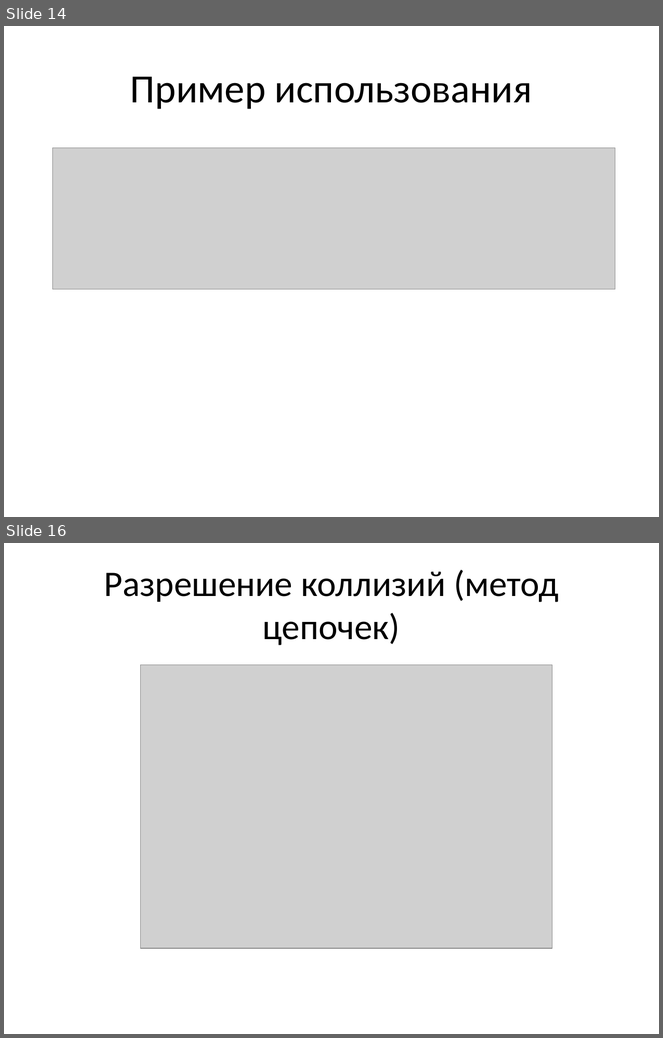
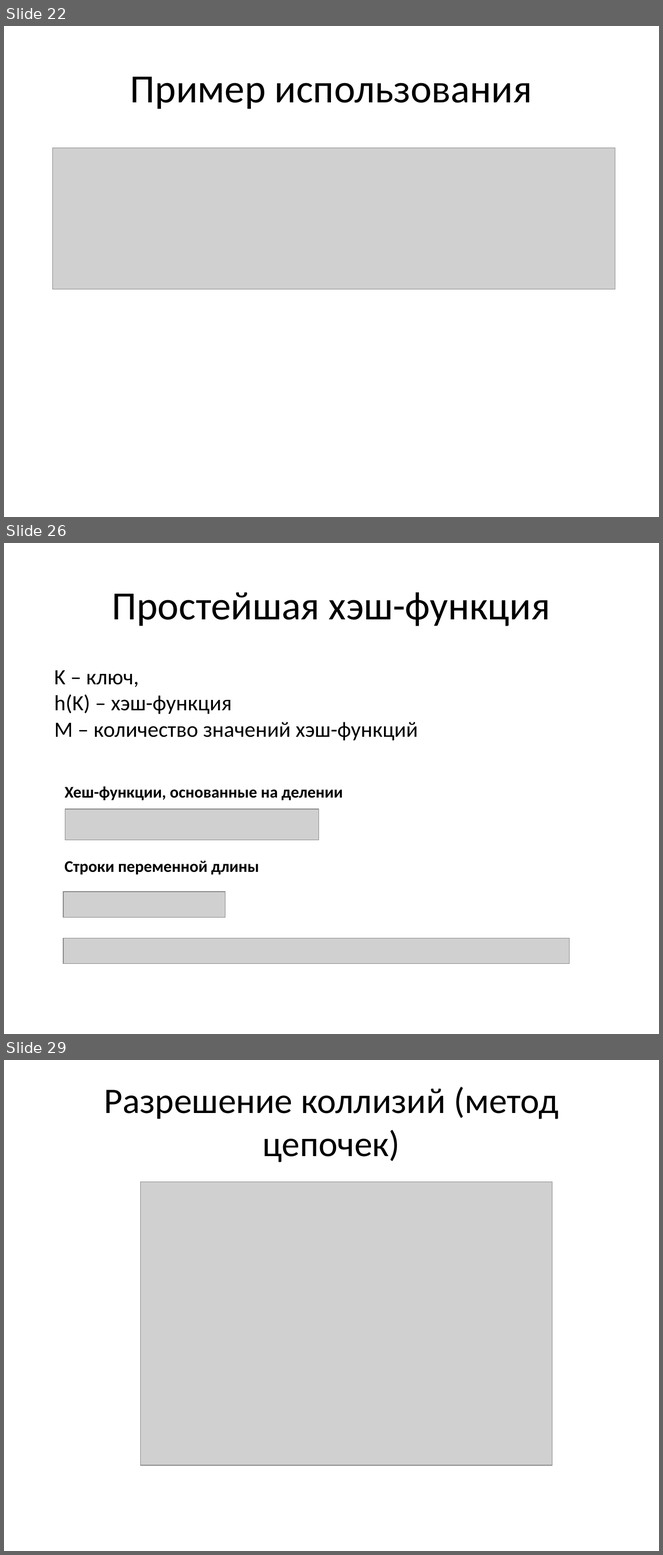
Before and after one commit to smoly-kuzstu/lections, a slide deck: lections/lesson05/Lection5.pptx. Shown one above the other, each under a label of ours: slides 14 and 16 before the commit, slides 22, 26 and 29 after it; the slides between them are not shown. The pictures are 663x1038 and 663x1555 pixels, drawn with LibreOffice and Linux fonts; fonts in the diff are those of the drawing; grey boxes stand for pictures. Boxes give left, top, right and bottom in pixels: in the first picture for what was removed or moved away, otherwise in the second. Text is boxed around its words. In the diff, an @@ line names an element or a change of style, - is before the commit and + after.

```diff
--- a/lections/lesson05/Lection5.pptx
+++ b/lections/lesson05/Lection5.pptx
@@ slide 26 added at box(4, 543, 659, 1034), background #FFFFFF @@
@@ title added at box(112, 592, 551, 626), 44 pt, text #000000 @@
+Простейшая хэш-функция
@@ text added at box(54, 670, 418, 741), 24 pt, text #000000 @@
+K – ключ,
+h(K) – хэш-функция
+М – количество значений хэш-функций
@@ text added at box(65, 786, 343, 800), 18 pt, text #000000, bold @@
+Хеш-функции, основанные на делении
@@ picture added at box(65, 809, 319, 840) @@
@@ text added at box(64, 861, 259, 875), 18 pt, text #000000, bold @@
+Строки переменной длины
@@ picture added at box(64, 891, 226, 917) @@
@@ picture added at box(64, 938, 569, 964) @@
@@ what was slide 14 is now slide 22 @@
@@ what was slide 16 is now slide 29 @@
```
Also in this commit, not shown: 6 slides changed, 25 other slides added, 4 slides removed.
